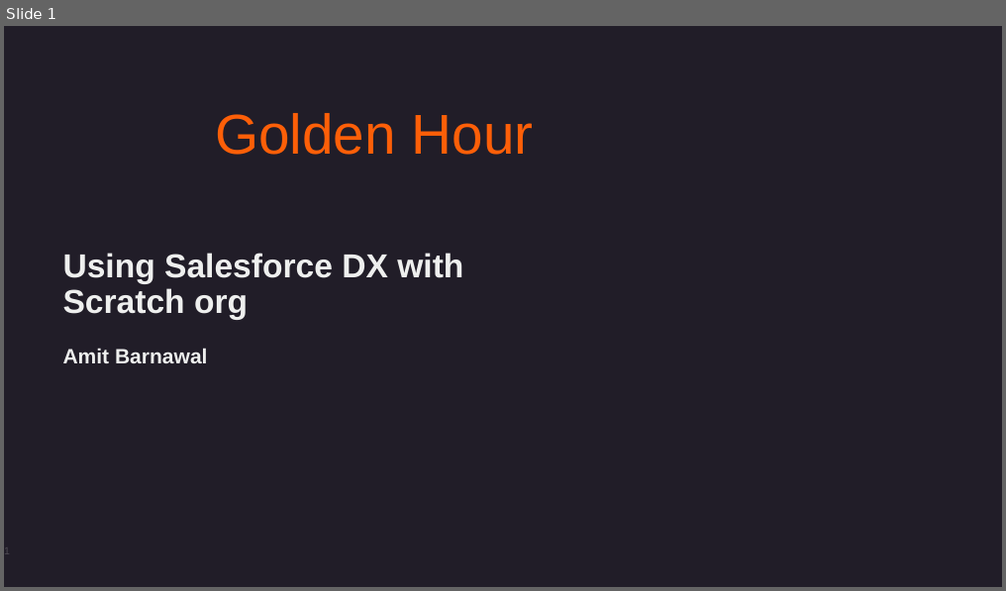
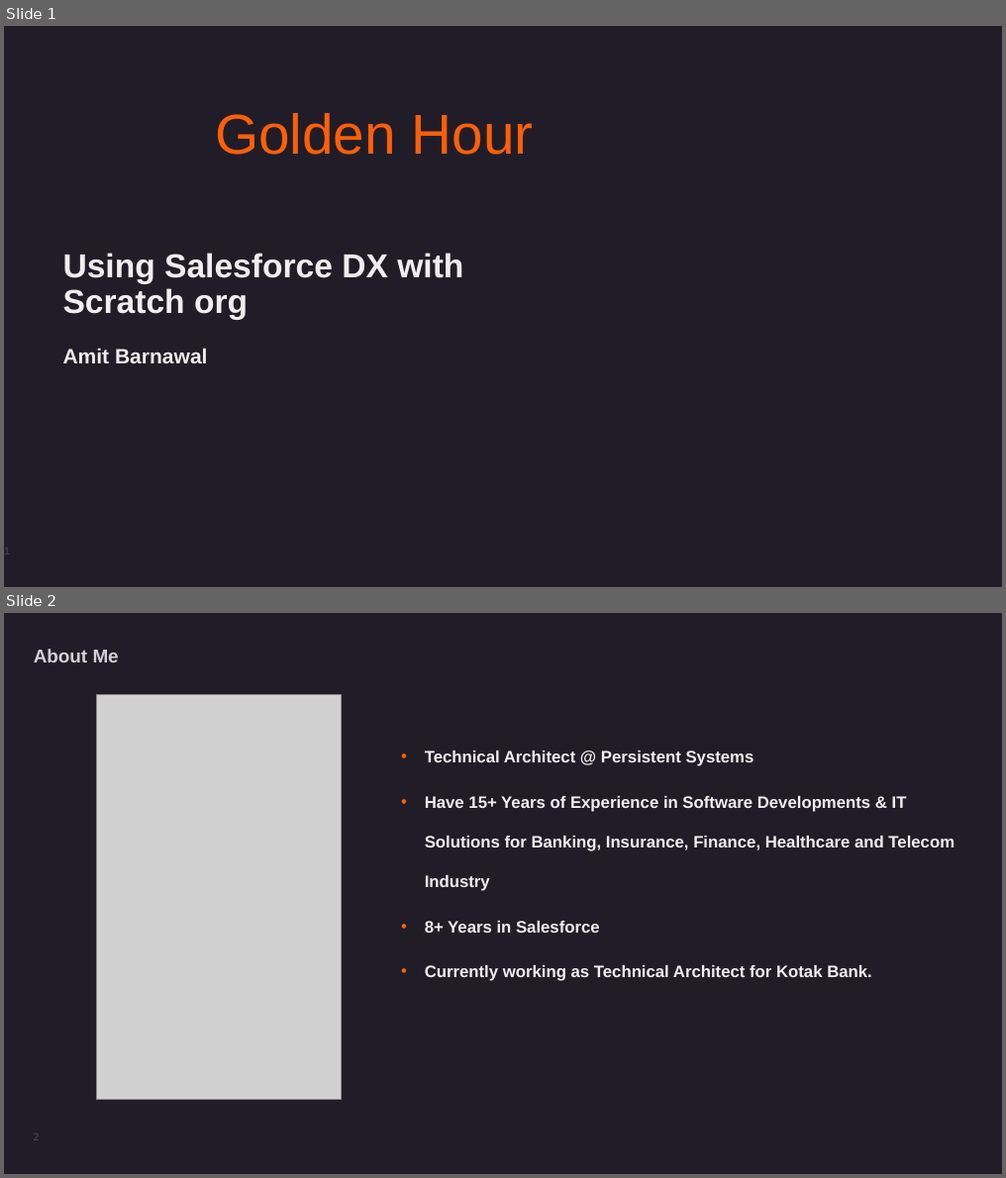
Before and after one commit to novamit/PSL_ScratchOrg, a slide deck: Using Salesforce DX with Scratch org-Amit Barnawal-06072021.pptx. Shown one above the other, each under a label of ours: slide 1 before the commit, slides 1 and 2 after it. The pictures are 1006x591 and 1006x1178 pixels, drawn with LibreOffice and Linux fonts; fonts in the diff are those of the drawing; grey boxes stand for pictures; background and template pictures are left out. Boxes give left, top, right and bottom in pixels: in the first picture for what was removed or moved away, otherwise in the second. Text is boxed around its words. In the diff, an @@ line names an element or a change of style, - is before the commit and + after.

```diff
--- a/Using Salesforce DX with Scratch org-Amit Barnawal-06072021.pptx
+++ b/Using Salesforce DX with Scratch org-Amit Barnawal-06072021.pptx
@@ slide 2 added at <box>4,613,1002,1174</box>, background #211D28 @@
@@ title added at <box>34,649,119,663</box>, 18 pt, text #D3D1D4, bold @@
+About Me
@@ picture added at <box>97,695,341,1100</box> @@
@@ text added at <box>425,751,954,981</box>, 16 pt, text #EEEFEE, bold @@
+  • Technical Architect @ Persistent Systems
+  • Have 15+ Years of Experience in Software Developments & IT Solutions for Banking, Insurance, Finance, Healthcare and Telecom Industry
+  • 8+ Years in Salesforce
+  • Currently working as Technical Architect for Kotak Bank.
@@ page number added at <box>34,1140,40,1141</box>, 10 pt, text #4E4A53 @@
+2
```
Also in this commit, not shown: 4 slides changed, 18 other slides added, 2 slides removed.
